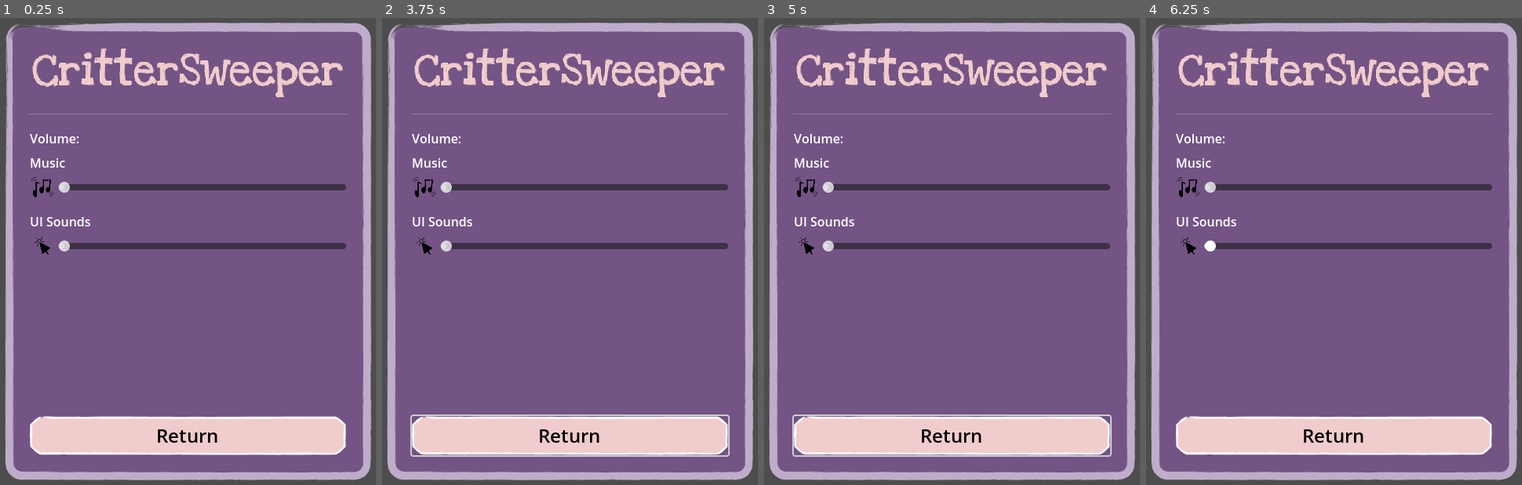
Above: before the commit, frames 1-4 (left to right).
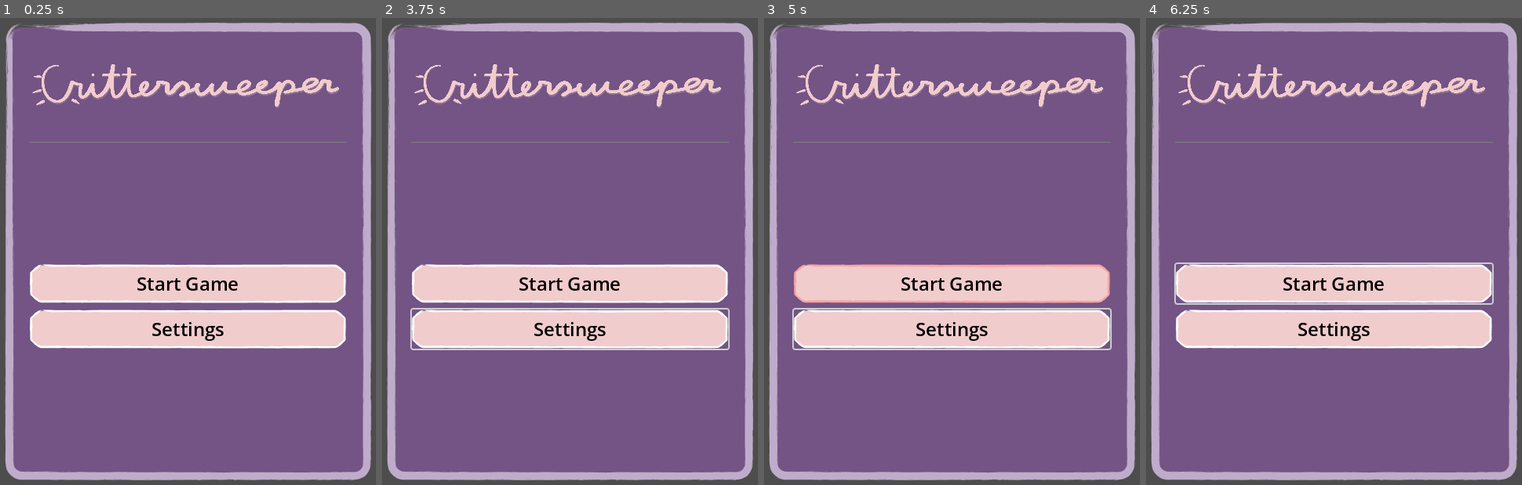
Above: after the commit, the same moments.

Repository: Somebud0180/CritterSweeper
Game: Godot game, scene res://scenes/menu.tscn
The game is run twice, just before and just after one commit, with the same random seed, the same clock (stepped at 60 frames per second) and the same inputs. This scene is started directly instead of the project's main scene.
Inputs (mouse positions are in pixels of both pictures, inside the frame that each line leads up to):
- Up to frame 1 (0.25 s): no input
- Up to frame 2 (3.75 s): click (570, 284) at 0.5 s, where only the run after the commit has a clickable "Start Game"; click (570, 284) at 1.25 s, where only the run after the commit has a clickable "Start Game"; click (570, 433) at 2 s, where only the run before the commit has a clickable "Return"; click (570, 330) at 2.75 s, where only the run after the commit has a clickable "Settings"; move the mouse to (671, 223) at 3.52 s; hold Right from 3.53 s (still down); tap Alt at 3.6 s; click (671, 223) at 3.67 s
- Up to frame 3 (5 s): move the mouse to (861, 279) at 4.27 s; release Right at 4.28 s; hold Down from 4.28 s (still down); tap Shift at 4.35 s
- Up to frame 4 (6.25 s): move the mouse to (1379, 134) at 5.02 s; release Down at 5.03 s; hold Right 5.03-5.78 s; tap Alt at 5.1 s; move the mouse to (1311, 358) at 5.77 s; hold Up from 5.78 s (still down); tap Shift at 5.85 s; click (1311, 358) at 5.92 s

The runs differ from the first frame. In frame 1, 27% of the frame differs, in the area x 7-93%, y 6-94%; in frame 2, 28%; in frame 3, 28%; in frame 4, 28%.

Commit message:
Updated the title sprite to a handwritten one

Diff:
--- a/scenes/menu.tscn
+++ b/scenes/menu.tscn
@@ -17,7 +17,6 @@
 theme = ExtResource("1_yqeox")
 
 [node name="MainMenu" type="MarginContainer" parent="."]
-visible = false
 layout_mode = 1
 anchors_preset = 15
 anchor_right = 1.0
@@ -39,7 +38,7 @@
 custom_minimum_size = Vector2(0, 64)
 layout_mode = 2
 texture = ExtResource("2_vjb58")
-expand_mode = 3
+expand_mode = 5
 stretch_mode = 5
 
 [node name="HSeparator" type="HSeparator" parent="MainMenu/AspectRatioContainer/PanelContainer/VBoxContainer"]
@@ -70,6 +69,7 @@
 text = "Settings"
 
 [node name="Settings" type="MarginContainer" parent="."]
+visible = false
 layout_mode = 1
 anchors_preset = 15
 anchor_right = 1.0
@@ -91,7 +91,7 @@
 custom_minimum_size = Vector2(0, 64)
 layout_mode = 2
 texture = ExtResource("2_vjb58")
-expand_mode = 3
+expand_mode = 5
 stretch_mode = 5
 
 [node name="HSeparator" type="HSeparator" parent="Settings/AspectRatioContainer/PanelContainer/VBoxContainer"]
Binary file changed: interface/textures/CritterSweeper.png
